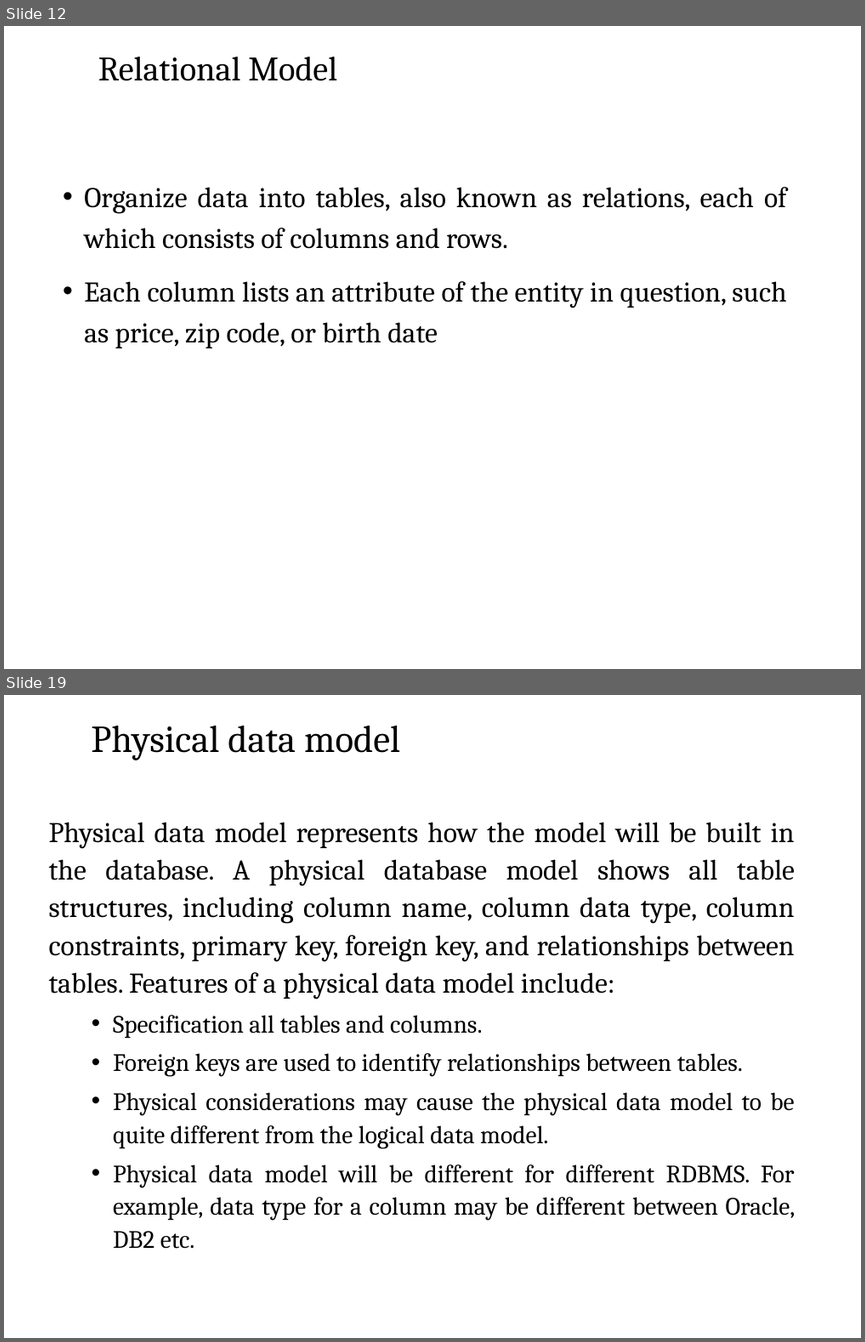
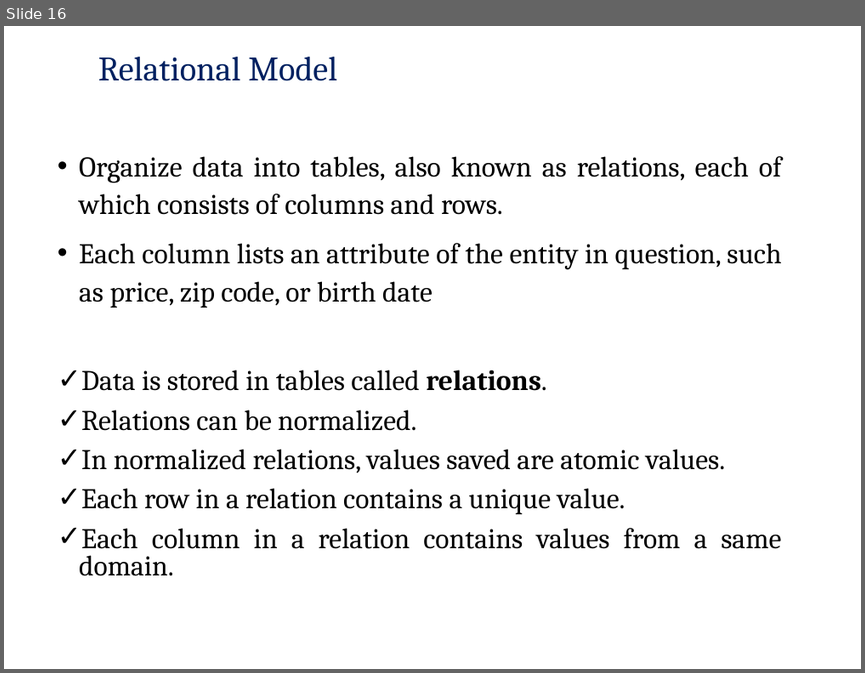
Before and after one commit to pankajfri/Training-Materials, a slide deck: Advanced Web Technologies/Database Concepts/Session1.pptx. Shown one above the other, each under a label of ours: slides 12 and 19 before the commit, slide 16 after it; the slides between them are not shown. The pictures are 865x1342 and 865x673 pixels, drawn with LibreOffice and Linux fonts; fonts in the diff are those of the drawing; background and template pictures are left out. Boxes give left, top, right and bottom in pixels: in the first picture for what was removed or moved away, otherwise in the second. Text is boxed around its words. In the diff, an @@ line names an element or a change of style, - is before the commit and + after.

```diff
--- a/Advanced Web Technologies/Database Concepts/Session1.pptx
+++ b/Advanced Web Technologies/Database Concepts/Session1.pptx
@@ slide 19 removed at (4,695,861,1338), background picture (left out) @@
@@ title removed at (91,726,400,760) @@
-Physical data model
@@ text removed at (49,822,795,1248) @@
-Physical data model represents how the model will be built in the database. A physical database model shows all table structures, including column name, column data type, column constraints, primary key, foreign key, and relationships between tables. Features of a physical data model include:
-  • Specification all tables and columns.
-  • Foreign keys are used to identify relationships between tables.
-  • Physical considerations may cause the physical data model to be quite different from the logical data model.
-  • Physical data model will be different for different RDBMS. For example, data type for a column may be different between Oracle, DB2 etc.
@@ what was slide 12 is now slide 16 @@
@@ slide 16 changed as well @@
@@ title "Relational Model" at (98,57,337,81): text colour #000000 to #002060 @@
@@ text "Organize data into tables, also ...": place and size @@
-text "Organize data into tables, also ..." at (84,187,787,348)
+text "Organize data into tables, also ..." at (79,156,782,576)
@@ text at (79,156,782,307): line spacing 1.2 to 1.1 @@
@@ text at (79,369,781,576): paragraphs added @@
+✓ Data is stored in tables called relations.
+✓ Relations can be normalized.
+✓ In normalized relations, values saved are atomic values.
+✓ Each row in a relation contains a unique value.
+✓ Each column in a relation contains values from a same domain.
```
Also in this commit, not shown: 10 other slides changed, 12 slides added, 8 other slides removed, 13 other files.
